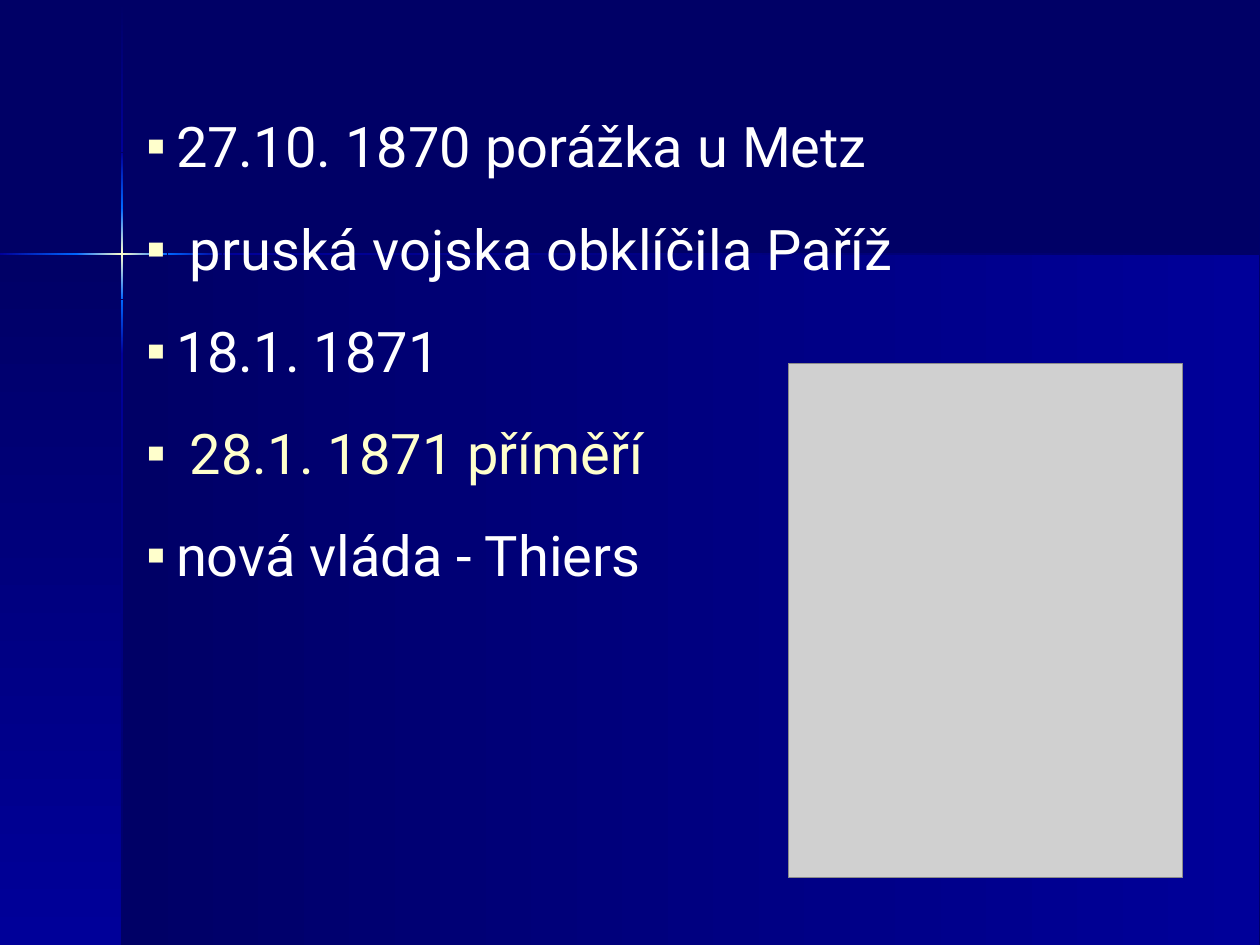
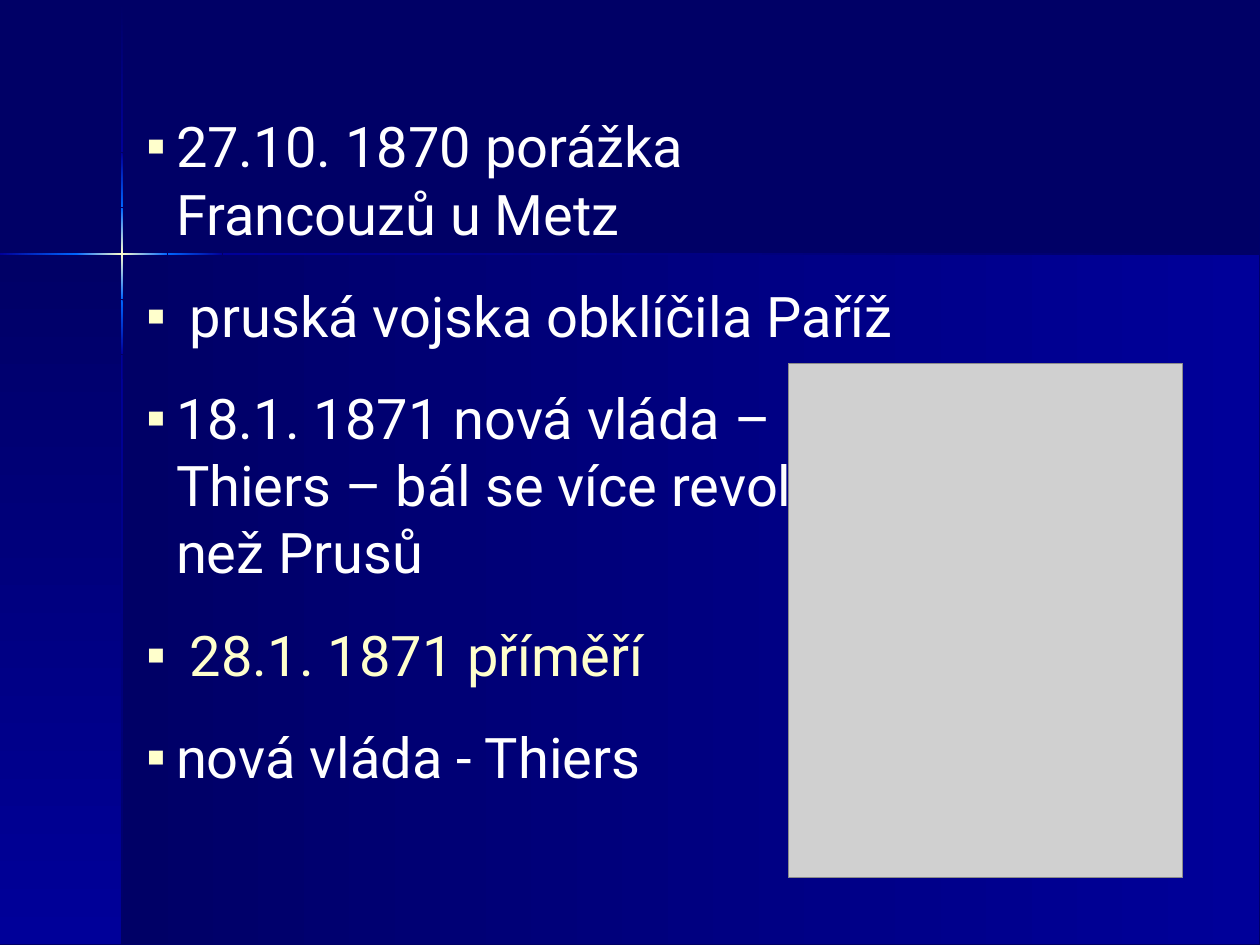
Before and after one commit to JiriKalvoda/zapisky, a slide deck: slide 27 of d/12-MezinarodniVztahy.ppt. Drawn at 1260x945 pixels with LibreOffice and Linux fonts; fonts in the diff are those of the drawing; grey boxes stand for pictures. Boxes give left, top, right and bottom in pixels: in the first picture for what was removed or moved away, otherwise in the second. Text is boxed around its words. In the diff, an @@ line names an element or a change of style, - is before the commit and + after.

```diff
--- a/d/12-MezinarodniVztahy.ppt
+++ b/d/12-MezinarodniVztahy.ppt
@@ text at [176,125,683,236]: text changed @@
-▪ 27.10. 1870 porážka u Metz
+▪ 27.10. 1870 porážka Francouzů u Metz
@@ outline redrawn in 3 elements at [122,255,1259,945], [168,253,222,256], [0,255,121,945] @@
@@ text at [176,397,881,574]: text changed @@
-▪ 18.1. 1871
+▪ 18.1. 1871 nová vláda – Thiers – bál se více revoluce než Prusů
```
Also in this commit, not shown: 33 other slides changed.
